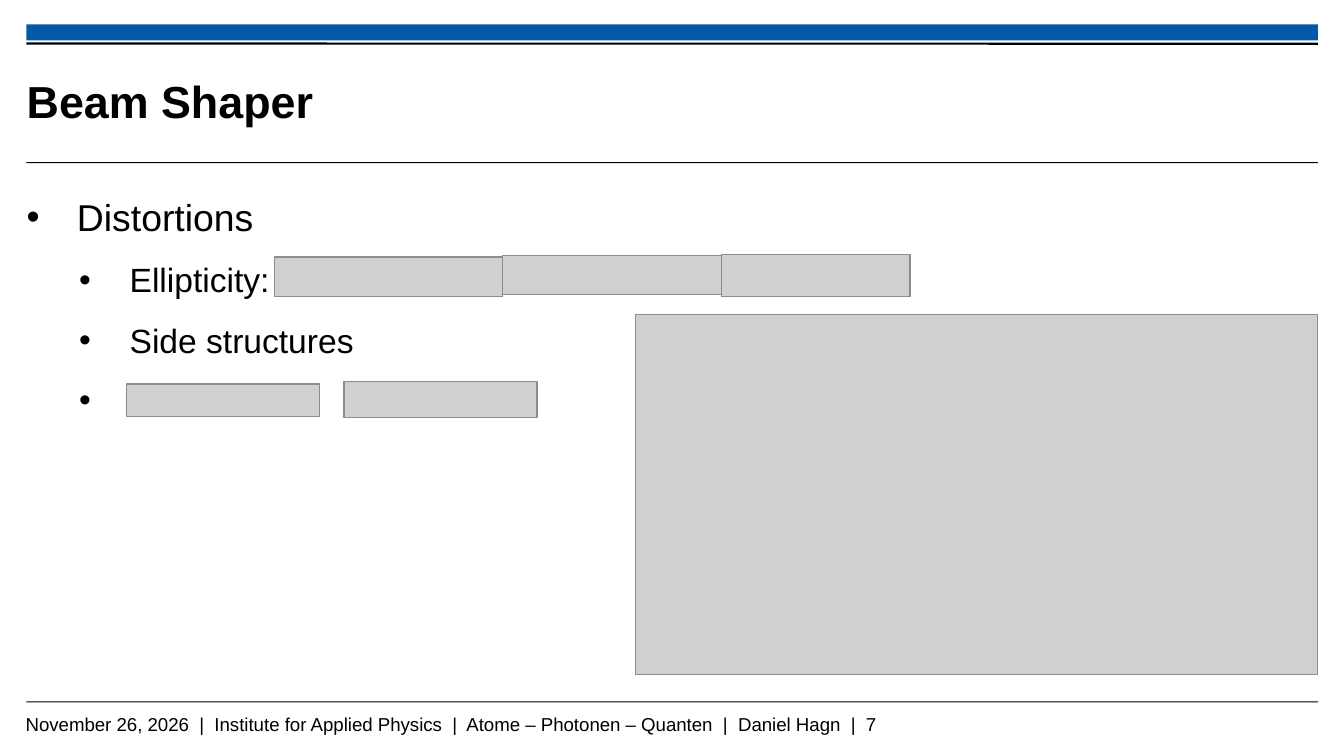
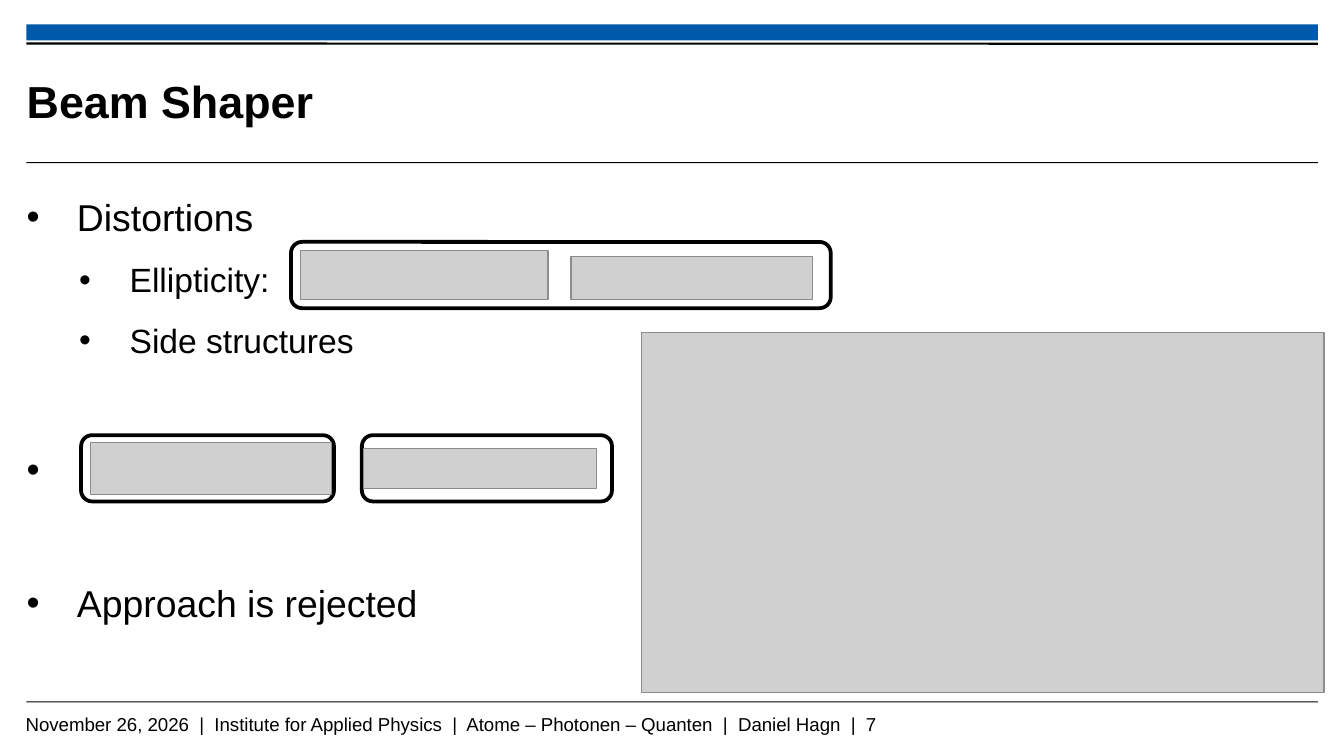
Before and after one commit to Daniel-Hagn-physik/Masterthesis_Backup, a slide deck: slide 7 of Hagn_Daniel_Mastervortrag.pptx. Drawn at 1344x756 pixels with LibreOffice and Linux fonts; fonts in the diff are those of the drawing; grey boxes stand for pictures; background and template pictures are left out. Boxes give left, top, right and bottom in pixels: in the first picture for what was removed or moved away, otherwise in the second. Text is boxed around its words. In the diff, an @@ line names an element or a change of style, - is before the commit and + after.

```diff
--- a/Hagn_Daniel_Mastervortrag.pptx
+++ b/Hagn_Daniel_Mastervortrag.pptx
@@ rounded rectangle added at [292, 242, 832, 308], fill #FFFFFF, outline #000000 2 pt @@
@@ picture: place and size @@
-picture at [274, 257, 503, 297]
+picture at [300, 250, 547, 300]
@@ picture removed at [503, 255, 722, 294] @@
@@ picture added at [571, 257, 813, 300] @@
@@ picture removed at [722, 254, 910, 297] @@
@@ picture: place and size @@
-picture at [636, 314, 1318, 675]
+picture at [641, 333, 1324, 694]
@@ picture removed at [126, 384, 320, 417] @@
@@ picture removed at [344, 382, 538, 418] @@
@@ rounded rectangle added at [81, 435, 333, 501], fill #FFFFFF, outline #000000 2 pt @@
@@ picture added at [90, 442, 331, 495] @@
@@ rounded rectangle added at [362, 435, 612, 501], fill #FFFFFF, outline #000000 2 pt @@
@@ picture added at [364, 449, 597, 489] @@
@@ text at [77, 590, 418, 624]: paragraph added @@
+  • Approach is rejected
```
Also in this commit, not shown: 7 other slides changed, 3 slides added.
